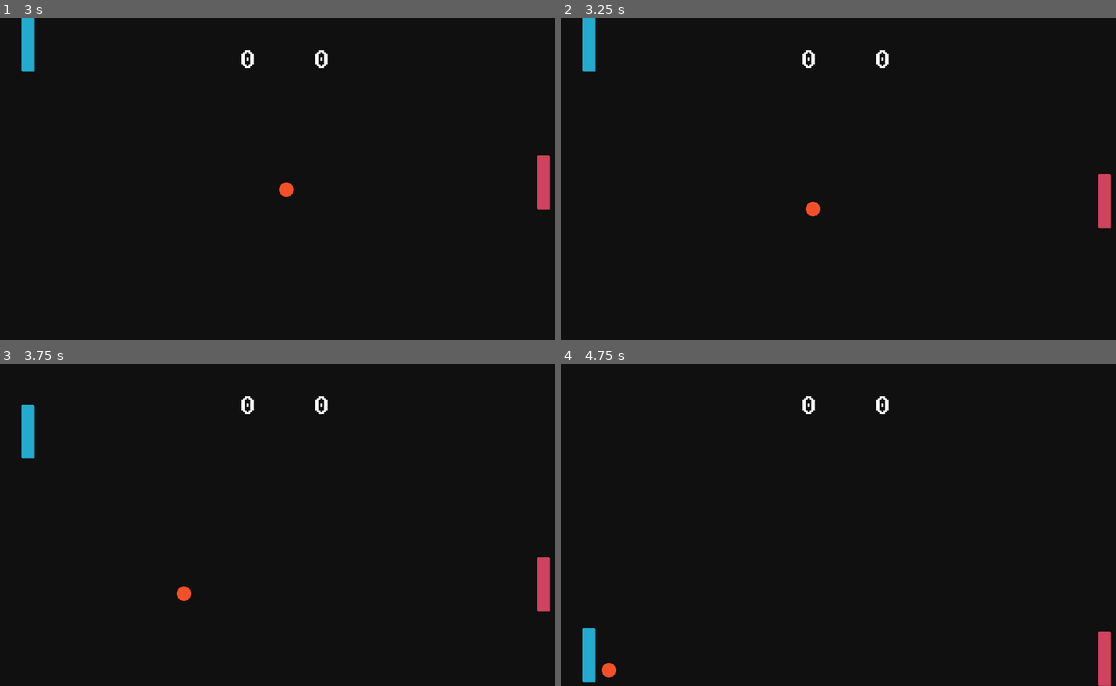
Above: before the commit, frames 1-4 (two rows, left to right).
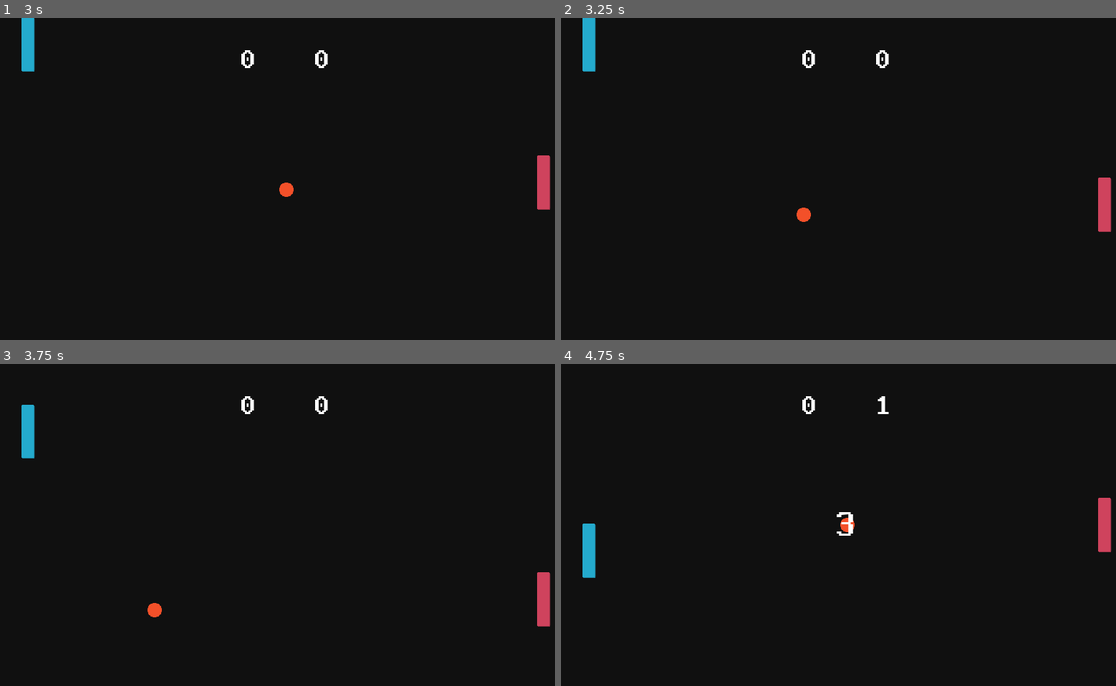
Above: after the commit, the same moments.

Repository: coolingpuppet/pong
Game: Godot game, scene res://Scenes/Main.tscn
The game is run twice, just before and just after one commit, with the same random seed, the same clock (stepped at 60 frames per second) and the same inputs.
Inputs:
- Up to frame 1 (3 s): tap Enter at 0.5 s; hold W (move_up) 0.53-1.28 s; hold S (move_down) 1.28-2.03 s; hold W (move_up) from 2.03 s (still down)
- Up to frame 2 (3.25 s): keep holding W (move_up)
- Up to frame 3 (3.75 s): release W (move_up) at 3.53 s; hold S (move_down) from 3.53 s (still down)
- Up to frame 4 (4.75 s): keep holding S (move_down)

Frame 1 is identical in both runs. In frame 2, 0.2% of the frame differs, in the area x 42-100%, y 48-67%; in frame 3, 0.4%; in frame 4, 2.0%, in the area x 3-100%, y 10-100%.

Commit message:
23.01.2021

Diff:
--- a/pong-master/Entities/Ball.tscn
+++ b/pong-master/Entities/Ball.tscn
@@ -5,8 +5,8 @@
 [ext_resource path="res://Sounds/bounce0.ogg" type="AudioStream" id=3]
 [ext_resource path="res://Sounds/hit2.ogg" type="AudioStream" id=4]
 
-[sub_resource type="CircleShape2D" id=1]
-radius = 16.0
+[sub_resource type="RectangleShape2D" id=1]
+extents = Vector2( 14, 16 )
 
 [node name="Ball" type="KinematicBody2D"]
 collision_layer = 2
--- a/pong-master/Scenes/Main.tscn
+++ b/pong-master/Scenes/Main.tscn
@@ -43,3 +43,5 @@
 [connection signal="goal_left" from="Field" to="." method="_on_Field_goal_left"]
 [connection signal="goal_right" from="Field" to="." method="_on_Field_goal_right"]
 [connection signal="timeout" from="StartTimer" to="." method="_on_StartTimer_timeout"]
+[connection signal="exit" from="FinalScreen" to="." method="_on_FinalScreen_exit"]
+[connection signal="new_round" from="FinalScreen" to="." method="_on_FinalScreen_new_round"]
--- a/pong-master/Scripts/Ball.gd
+++ b/pong-master/Scripts/Ball.gd
@@ -1,6 +1,6 @@
 extends KinematicBody2D
 
-export var initital_ball_speed = 350
+export var initital_ball_speed = 450
 export var speed_commulator = 50
 var ball_speed = initital_ball_speed
 
--- /dev/null
+++ b/pong-master/Scripts/FinalScreen.gd
@@ -0,0 +1,12 @@
+extends Control
+
+signal new_round
+signal exit
+
+
+func _on_NewButton_pressed():
+	emit_signal("new_round")
+
+
+func _on_MenuButton_pressed():
+	emit_signal("exit")
--- a/pong-master/Scripts/GameManager.gd
+++ b/pong-master/Scripts/GameManager.gd
@@ -38,6 +38,12 @@
 	hud.get_node("TimerDisplay").set_visible(true)
 	$StartTimer.start()
 
+func start_new_game():
+	score_player_one = 0
+	score_player_two = 0
+	update_score()
+	$FinalScreen.set_visible(false)
+	start_new_round()
 
 func _on_StartTimer_timeout():
 	hud.get_node("TimerDisplay").set_visible(false)
@@ -50,3 +56,11 @@
 func show_winner(message):
 	$FinalScreen.set_visible(true)
 	$FinalScreen.get_node("VBoxContainer/ResultMassage").set_text(message)
+
+
+func _on_FinalScreen_new_round():
+	start_new_game()
+
+
+func _on_FinalScreen_exit():
+	get_tree().quit()
--- a/pong-master/UI/FinalScreen.tscn
+++ b/pong-master/UI/FinalScreen.tscn
@@ -1,20 +1,21 @@
-[gd_scene load_steps=5 format=2]
+[gd_scene load_steps=6 format=2]
 
 [ext_resource path="res://Assets/Perfect DOS VGA 437 Win.ttf" type="DynamicFontData" id=1]
+[ext_resource path="res://Scripts/FinalScreen.gd" type="Script" id=2]
 
-[sub_resource type="DynamicFont" id=2]
+[sub_resource type="DynamicFont" id=1]
 size = 78
 use_mipmaps = true
 use_filter = true
 font_data = ExtResource( 1 )
 
-[sub_resource type="DynamicFont" id=3]
+[sub_resource type="DynamicFont" id=2]
 size = 48
 use_mipmaps = true
 use_filter = true
 font_data = ExtResource( 1 )
 
-[sub_resource type="DynamicFont" id=1]
+[sub_resource type="DynamicFont" id=3]
 size = 54
 use_mipmaps = true
 use_filter = true
@@ -23,6 +24,7 @@
 [node name="FinalScreen" type="Control"]
 margin_right = 1280.0
 margin_bottom = 720.0
+script = ExtResource( 2 )
 __meta__ = {
 "_edit_use_anchors_": false
 }
@@ -62,12 +64,14 @@
 margin_left = 320.0
 margin_right = 602.0
 margin_bottom = 61.0
-custom_fonts/font = SubResource( 1 )
+custom_fonts/font = SubResource( 3 )
 text = "New Round"
 
 [node name="MenuButton" type="Button" parent="VBoxContainer/HBoxContainer"]
 margin_left = 677.0
 margin_right = 959.0
 margin_bottom = 61.0
-custom_fonts/font = SubResource( 1 )
+custom_fonts/font = SubResource( 3 )
 text = "Main Menu"
+[connection signal="pressed" from="VBoxContainer/HBoxContainer/NewButton" to="." method="_on_NewButton_pressed"]
+[connection signal="pressed" from="VBoxContainer/HBoxContainer/MenuButton" to="." method="_on_MenuButton_pressed"]
Not shown: 2 places in pong-master/UI/FinalScreen.tscn that only renumber resources
